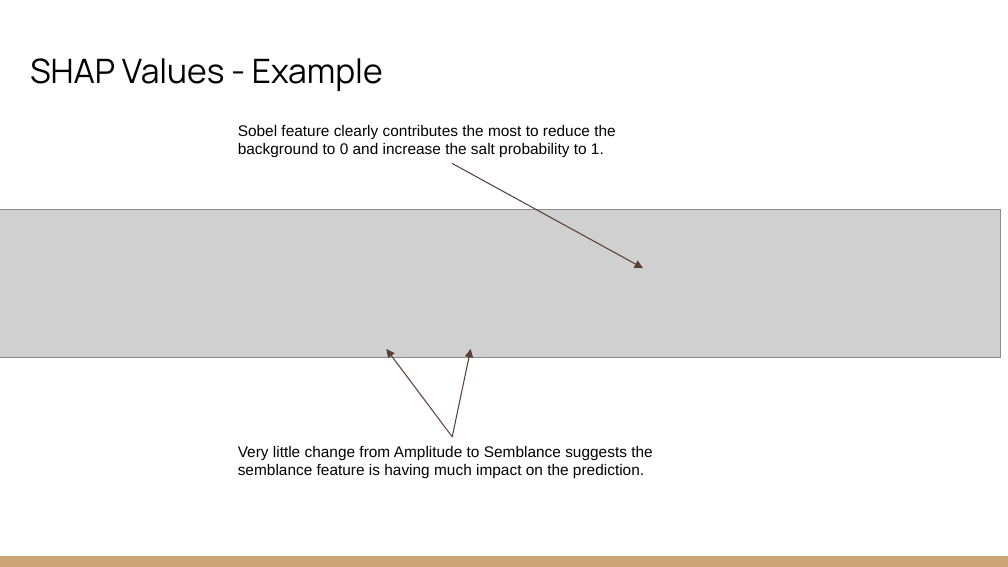
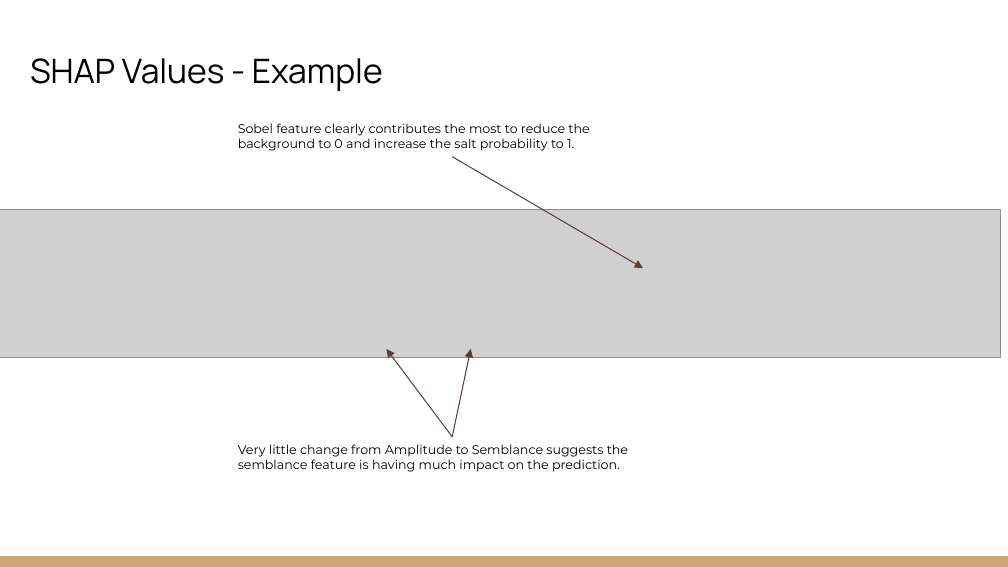
Before and after one commit to EdwinB12/Explainable-Christmas, a slide deck: slide 10 of Presentations/EAGE_Hackathon_2022_Explainable_Christmas-Concise.pptx. Drawn at 1008x567 pixels with LibreOffice and Linux fonts; fonts in the diff are those of the drawing; grey boxes stand for pictures. Boxes give left, top, right and bottom in pixels: in the first picture for what was removed or moved away, otherwise in the second. Text is boxed around its words. In the diff, an @@ line names an element or a change of style, - is before the commit and + after.

```diff
--- a/Presentations/EAGE_Hackathon_2022_Explainable_Christmas-Concise.pptx
+++ b/Presentations/EAGE_Hackathon_2022_Explainable_Christmas-Concise.pptx
@@ text "Sobel feature clearly contributes the ..." at (238, 123, 589, 151): size 11 to 9 pt, font Arial to Montserrat @@
@@ arrow moved from (453, 163) - (643, 268) to (453, 156) - (643, 268) @@
@@ text "Very little change from Amplitude ..." at (238, 444, 628, 472): size 11 to 9 pt, font Arial to Montserrat @@
```
Also in this commit, not shown: 7 other slides changed, 1 other file.
